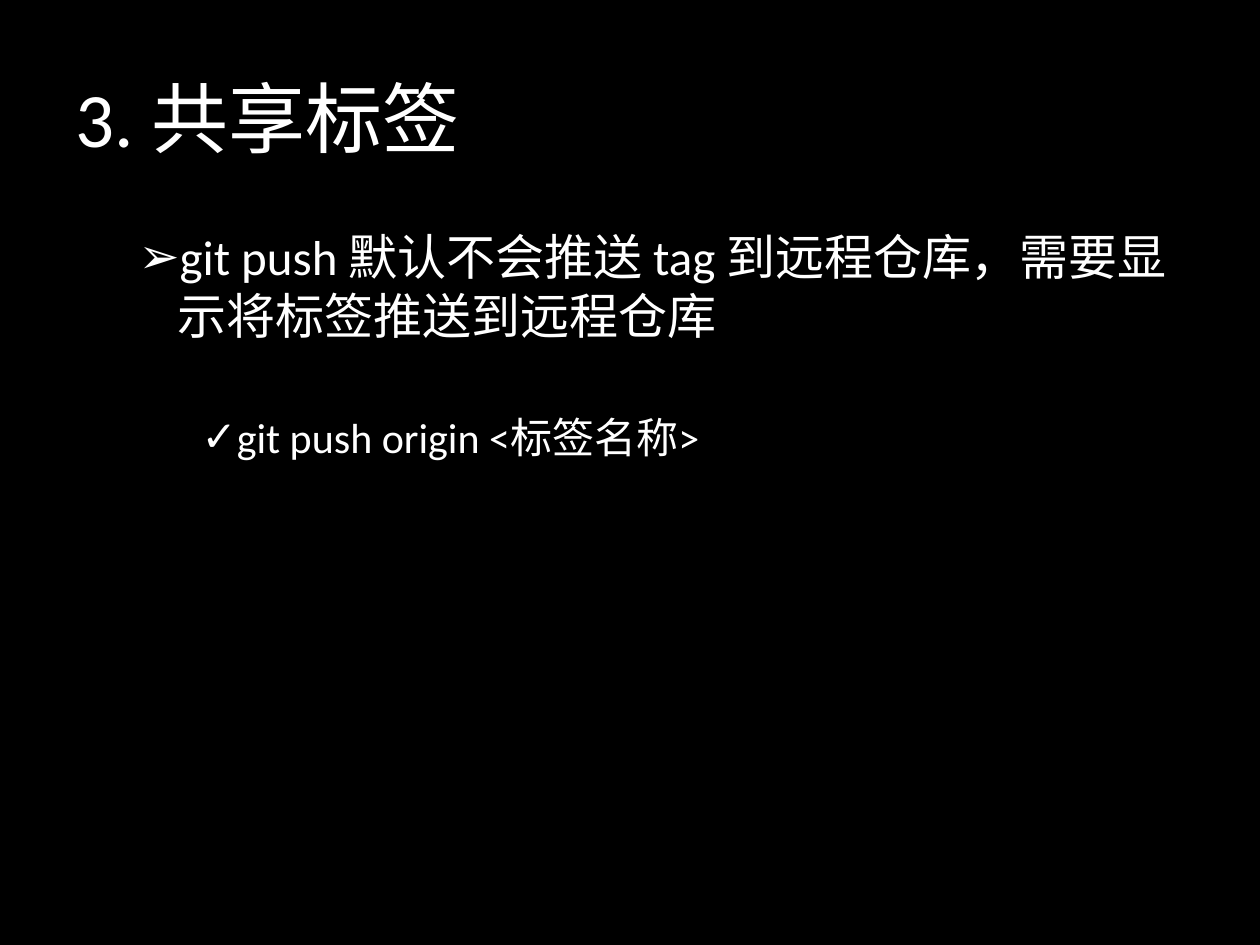
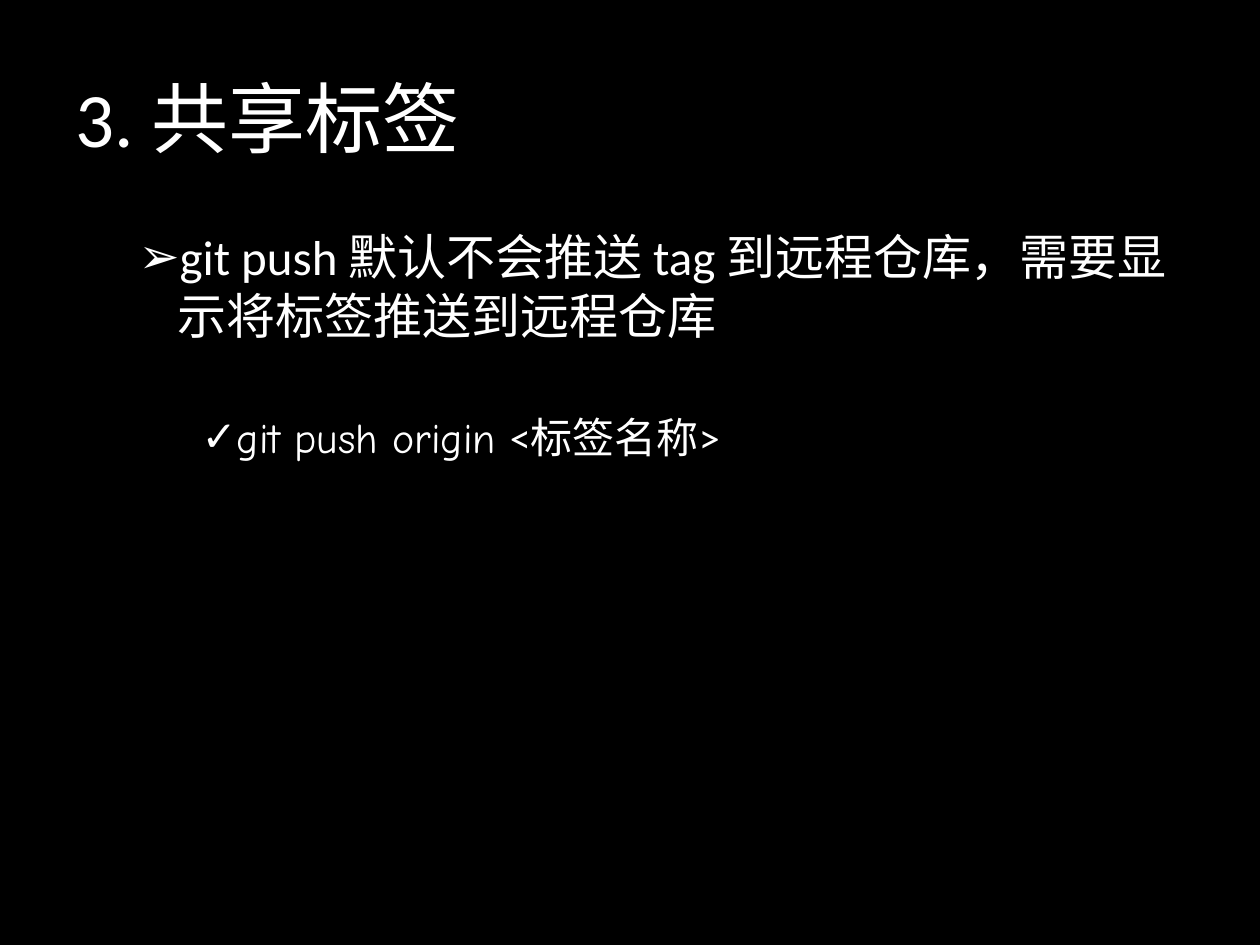
Before and after one commit to sontekliu/git-book, a slide deck: slide 44 of Git.pptx. Drawn at 1260x945 pixels with LibreOffice and Linux fonts; fonts in the diff are those of the drawing. Boxes give left, top, right and bottom in pixels: in the first picture for what was removed or moved away, otherwise in the second. Text is boxed around its words. In the diff, an @@ line names an element or a change of style, - is before the commit and + after.

```diff
--- a/Git.pptx
+++ b/Git.pptx
@@ text at bbox=[237, 419, 720, 462]: font Calibri to Comic Neue in "git push origin" @@
```
Also in this commit, not shown: 6 other slides changed.
